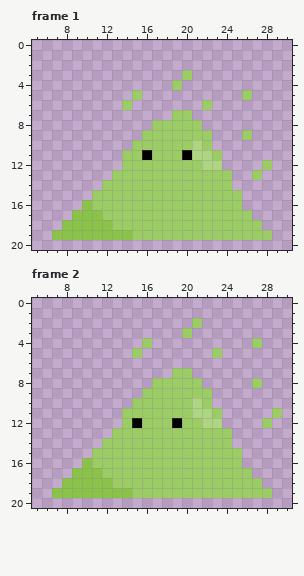
Edited in one commit: pixel-art file (TinyRPG/Assets/Art/Enemy/Slime/Hurt/Slime_Hurt_Right.aseprite). Above: the version before the commit.
32x32 pixels, 8 frames. Shown: frame 1: x 5..30, y 0..20; frame 2: x 5..30, y 0..20.
Once edited:
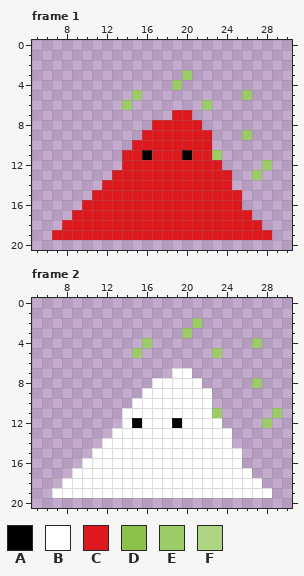
Palette (. is transparent): A #000000  B #ffffff  C #dd191d  D #8bc34a  E #9ccc65  F #aed581
From old to new:
Changed rows in their new state; - is an unchanged pixel.
Frame 1, layer "Layer 1":
first column x 7:
 7 ------------CC--------
 8 ----------CCCCC-------
 9 ---------CCCCCCC------
10 --------CCCCCCCC------
11 -------CC-CCC-CC------
12 -------CCCCCCCCCC-----
13 ------CCCCCCCCCCCC----
14 -----CCCCCCCCCCCCC----
15 ----CCCCCCCCCCCCCCC---
16 ---CCCCCCCCCCCCCCCC---
17 --CCCCCCCCCCCCCCCCCC--
18 -CCCCCCCCCCCCCCCCCCCC-
19 CCCCCCCCCCCCCCCCCCCCCC
Frame 2, layer "Layer 1":
first column x 7:
 7 ------------BB--------
 8 ----------BBBBB-------
 9 ---------BBBBBBB------
10 --------BBBBBBBB------
11 -------BBBBBBBBB------
12 -------B-BBB-BBBB-----
13 ------BBBBBBBBBBBB----
14 -----BBBBBBBBBBBBB----
15 ----BBBBBBBBBBBBBBB---
16 ---BBBBBBBBBBBBBBBB---
17 --BBBBBBBBBBBBBBBBBB--
18 -BBBBBBBBBBBBBBBBBBBB-
19 BBBBBBBBBBBBBBBBBBBBBB
